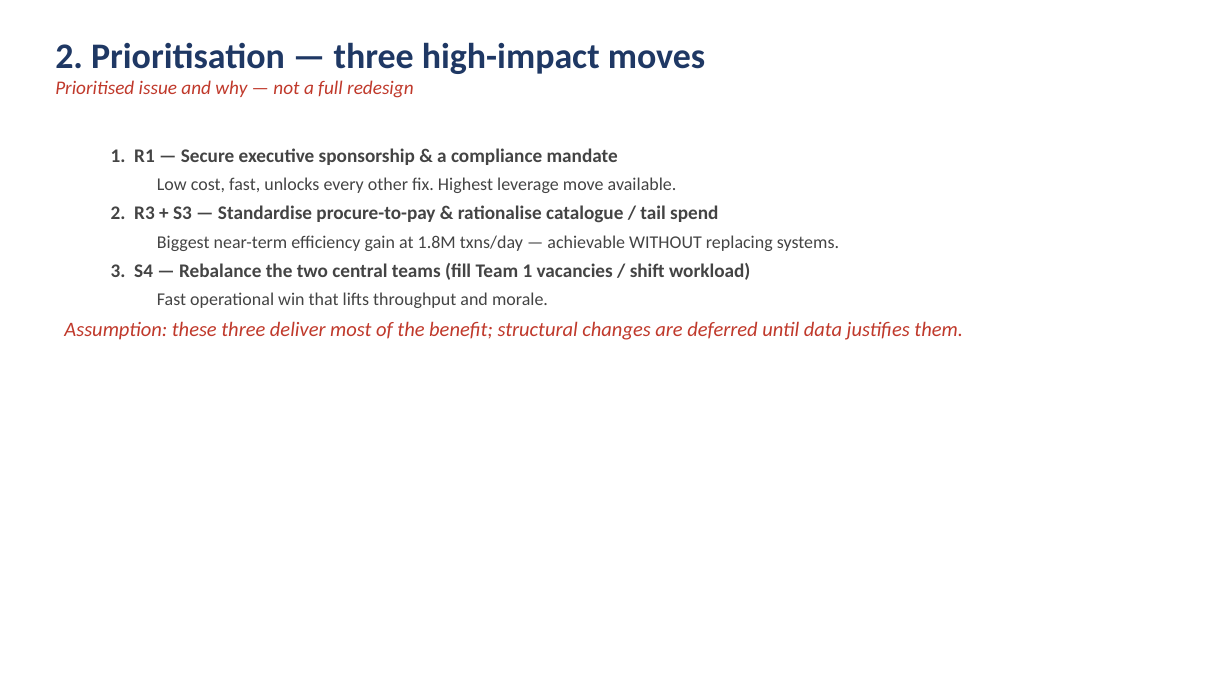
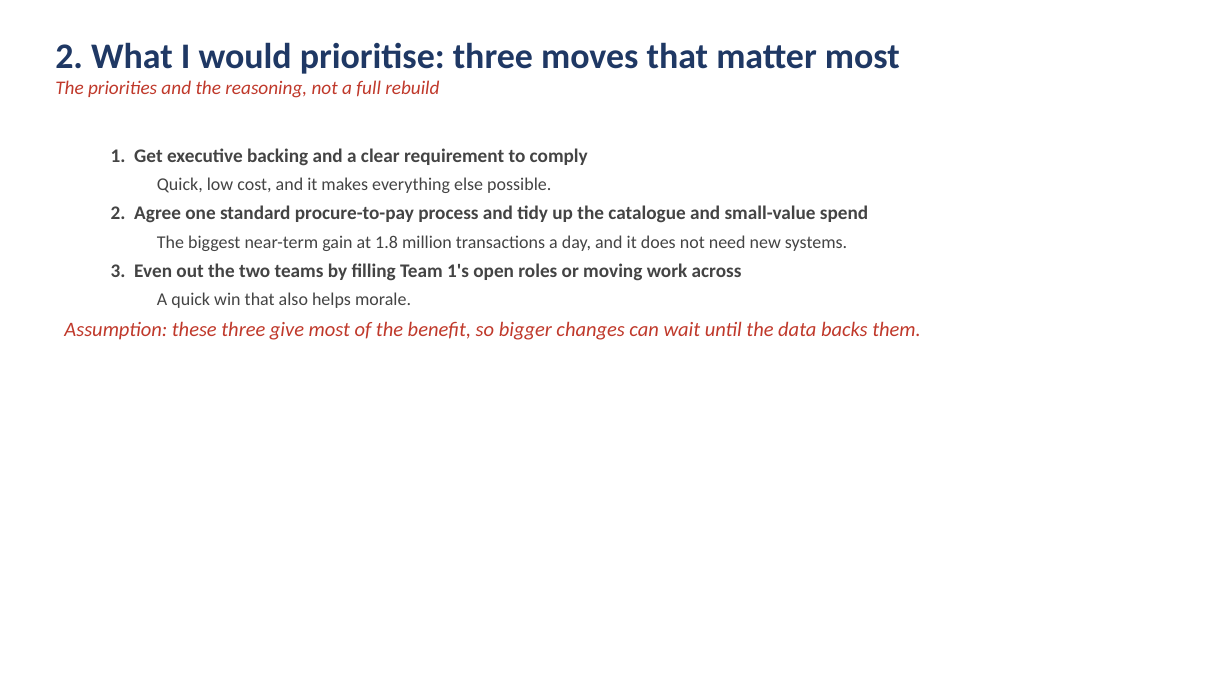
Before and after one commit to DAVIDEJI20/-irri-website, a slide deck: slide 7 of NextTech_Procurement_Analysis.pptx. Drawn at 1232x693 pixels with LibreOffice and Linux fonts; fonts in the diff are those of the drawing. Boxes give left, top, right and bottom in pixels: in the first picture for what was removed or moved away, otherwise in the second. Text is boxed around its words. In the diff, an @@ line names an element or a change of style, - is before the commit and + after.

```diff
--- a/NextTech_Procurement_Analysis.pptx
+++ b/NextTech_Procurement_Analysis.pptx
@@ text at (x1=55, y1=42, x2=900, y2=98): text changed; size 15 to 28 pt; text colour #C0392B to #1F3864; bold on; italic off @@
-2. Prioritisation — three high-impact moves
-Prioritised issue and why — not a full redesign
+2. What I would prioritise: three moves that matter most
+The priorities and the reasoning, not a full rebuild
@@ text at (x1=64, y1=148, x2=920, y2=340): text changed; size 14 to 15 pt @@
-  1. R1 — Secure executive sponsorship & a compliance mandate
-    Low cost, fast, unlocks every other fix. Highest leverage move available.
-  2. R3 + S3 — Standardise procure-to-pay & rationalise catalogue / tail spend
-    Biggest near-term efficiency gain at 1.8M txns/day — achievable WITHOUT replacing systems.
-  3. S4 — Rebalance the two central teams (fill Team 1 vacancies / shift workload)
-    Fast operational win that lifts throughput and morale.
-Assumption: these three deliver most of the benefit; structural changes are deferred until data justifies them.
+  1. Get executive backing and a clear requirement to comply
+    Quick, low cost, and it makes everything else possible.
+  2. Agree one standard procure-to-pay process and tidy up the catalogue and small-value spend
+    The biggest near-term gain at 1.8 million transactions a day, and it does not need new systems.
+  3. Even out the two teams by filling Team 1's open roles or moving work across
+    A quick win that also helps morale.
+Assumption: these three give most of the benefit, so bigger changes can wait until the data backs them.
```
Also in this commit, not shown: 11 other slides changed, 1 other file.
